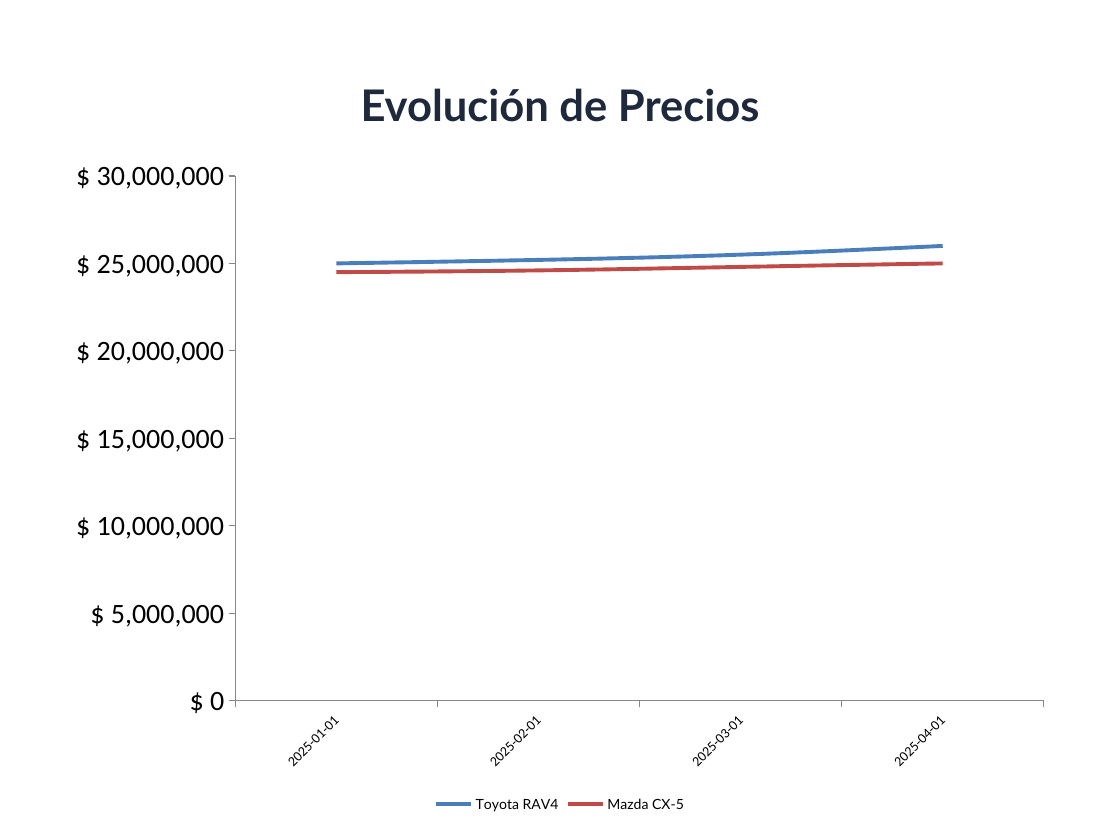
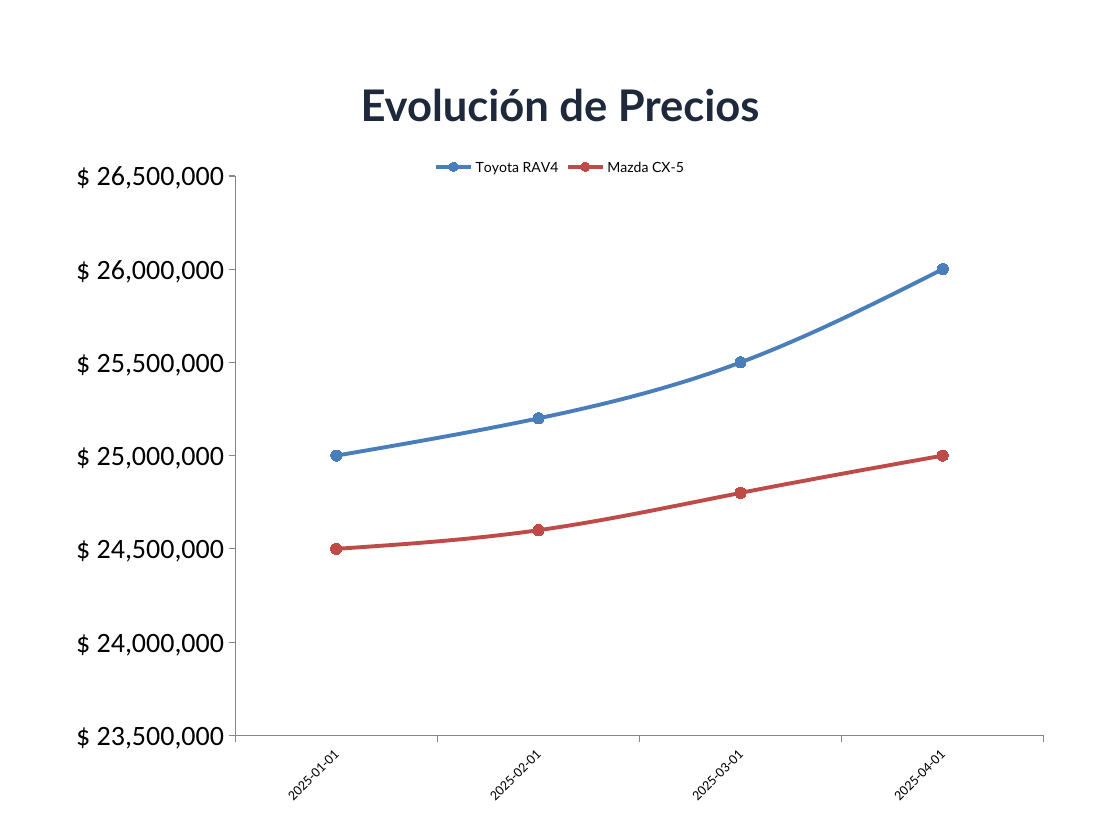
Before and after one commit to GabrielGlezG/PricingEngine, a slide deck: slide 3 of test_evolution_debug.pptx. Drawn at 1120x840 pixels with LibreOffice and Linux fonts; fonts in the diff are those of the drawing. Boxes give left, top, right and bottom in pixels: in the first picture for what was removed or moved away, otherwise in the second. Text is boxed around its words. In the diff, an @@ line names an element or a change of style, - is before the commit and + after.

Commit message:
feat: introduce shared PowerPoint generation utilities for creating slides, tables, and charts.

```diff
--- a/test_evolution_debug.pptx
+++ b/test_evolution_debug.pptx
@@ line chart at (56, 146, 1064, 818) @@
@@ legend changed @@
@@ value axis changed @@
```
Also in this commit, not shown: 1 other file.
